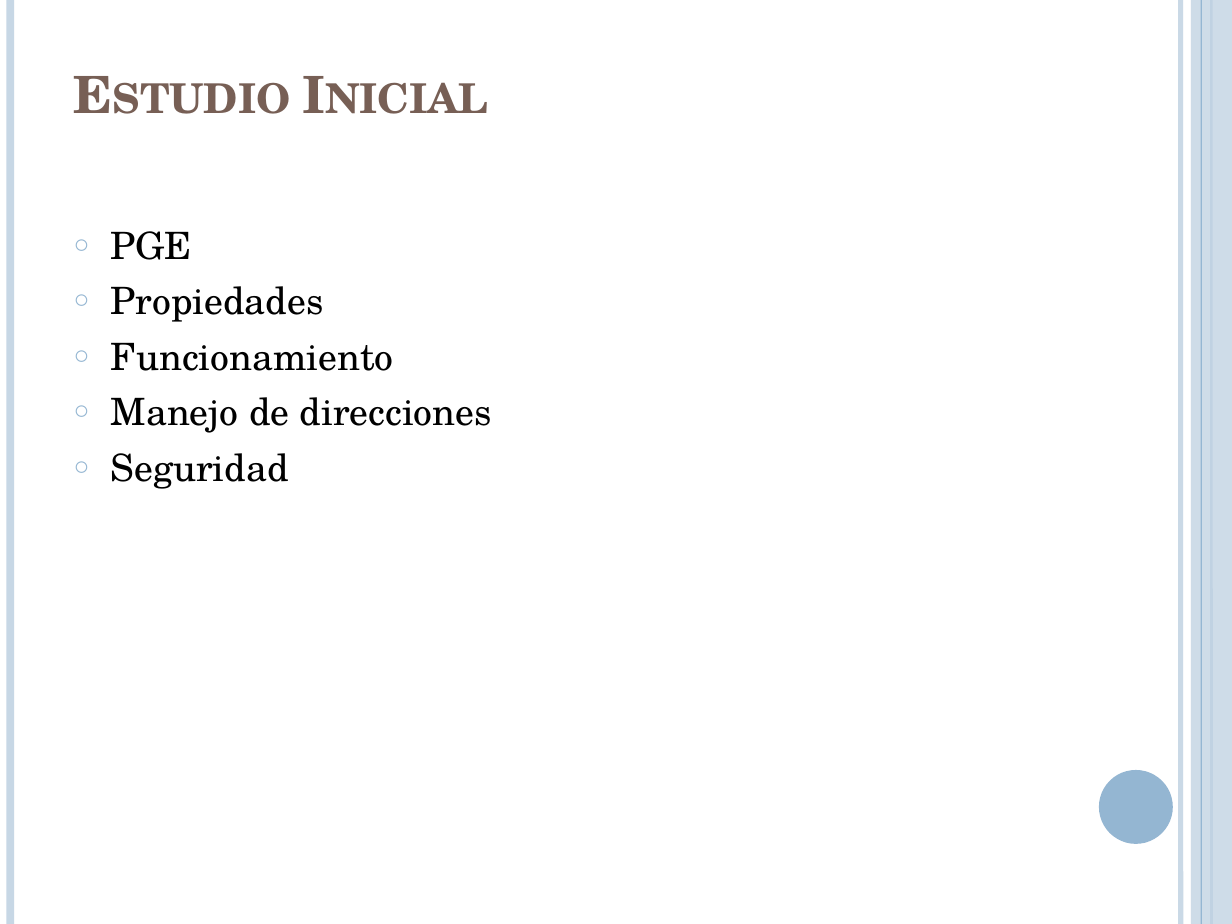
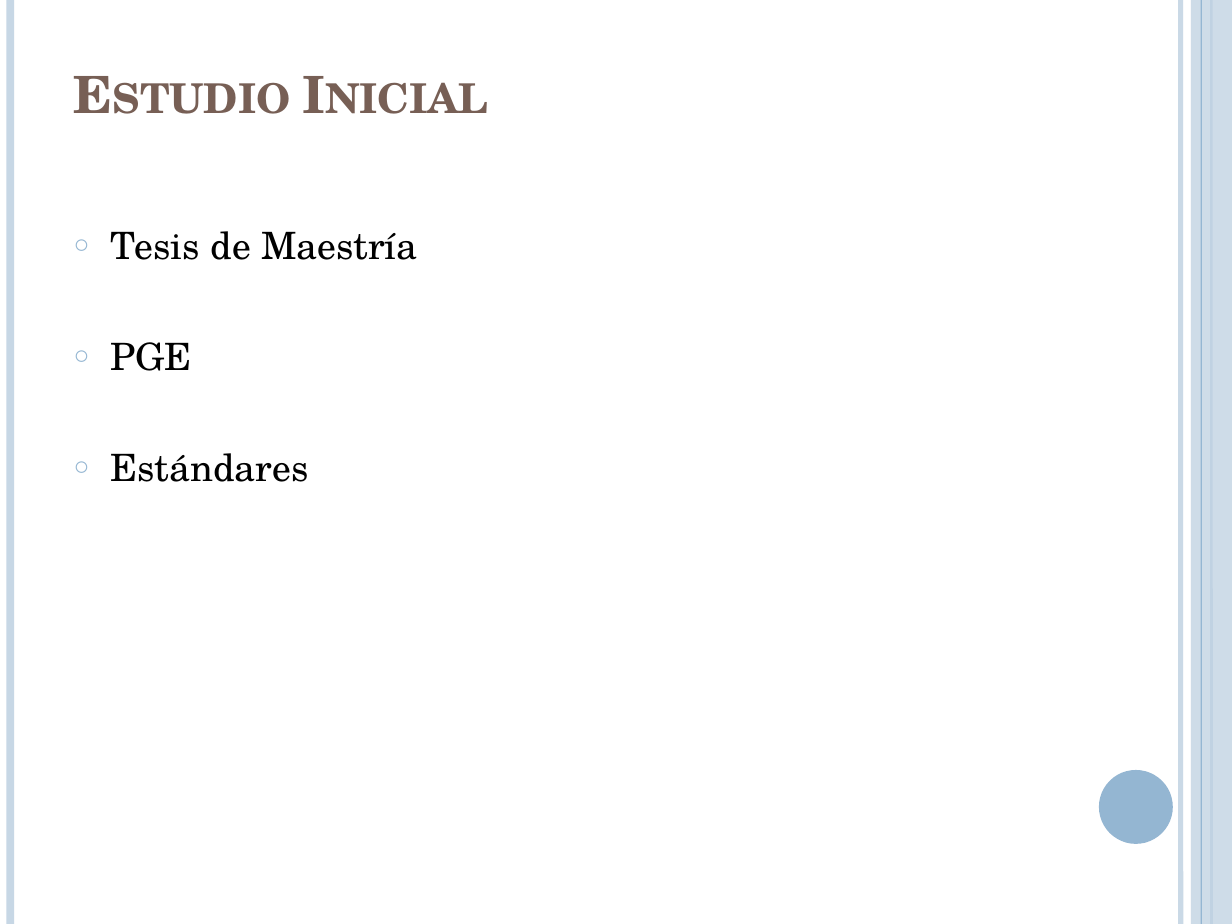
Before and after one commit to lcpaso1/integracion-gis-pge, a slide deck: slide 9 of Presentacion.pptx (slide 10 before the commit). Drawn at 1232x924 pixels with LibreOffice and Linux fonts; fonts in the diff are those of the drawing. Boxes give left, top, right and bottom in pixels: in the first picture for what was removed or moved away, otherwise in the second. Text is boxed around its words. In the diff, an @@ line names an element or a change of style, - is before the commit and + after.

```diff
--- a/Presentacion.pptx
+++ b/Presentacion.pptx
@@ text at (x1=111, y1=231, x2=417, y2=260): paragraph added @@
+○ Tesis de Maestría
@@ text at (x1=111, y1=453, x2=309, y2=482): text changed @@
-○ Propiedades
-○ Funcionamiento
-○ Manejo de direcciones
-○ Seguridad
+○ Estándares
```
Also in this commit, not shown: 2 other slides changed, 3 slides added.
